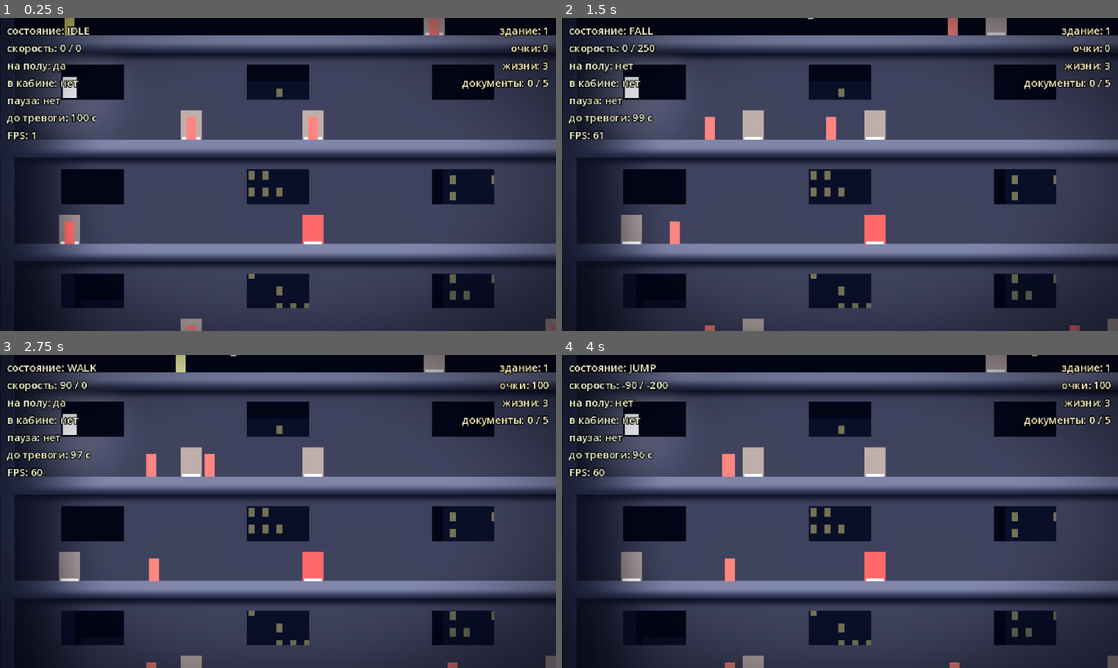
Above: before the commit, frames 1-4 (two rows, left to right).
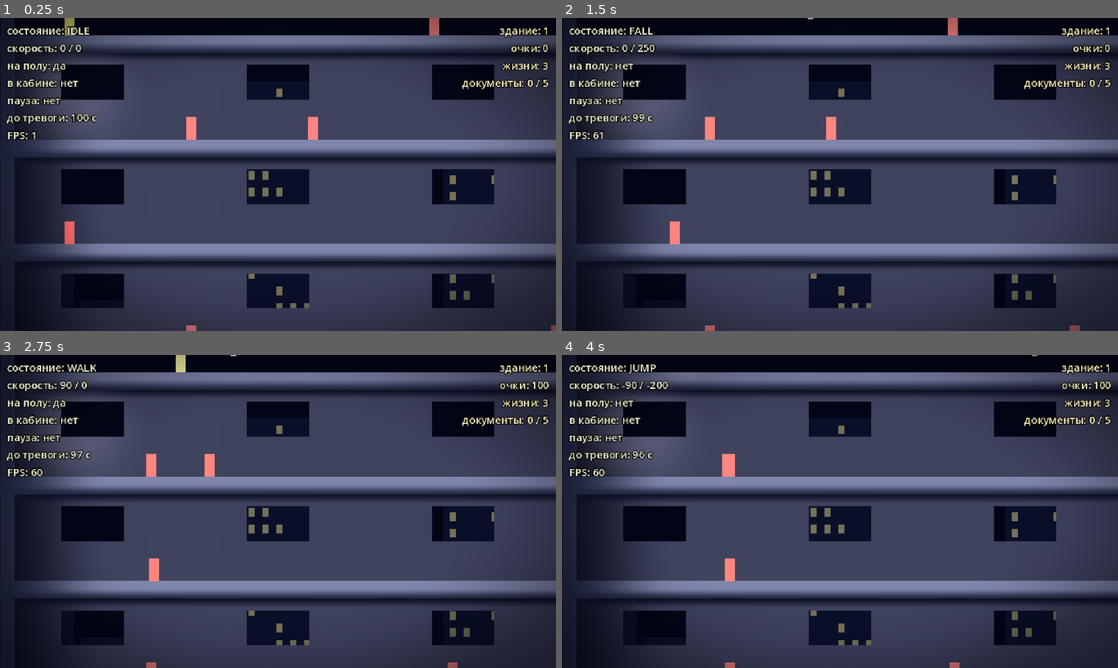
Above: after the commit, the same moments.

Repository: BalashovDmitriy/elaction
Game: Godot game, scene res://src/main.tscn
The game is run twice, just before and just after one commit, with the same random seed, the same clock (stepped at 60 frames per second) and the same inputs.
Inputs (mouse positions are in pixels of both pictures, inside the frame that each line leads up to):
- Up to frame 1 (0.25 s): no input
- Up to frame 2 (1.5 s): tap Enter at 0.5 s; move the mouse to (962, 158) at 0.52 s; hold Right (move_right) 0.53-1.25 s; tap X (shoot) at 0.6 s; click (962, 158) at 0.67 s; tap Space (jump) at 0.77 s; drag from (728, 190) to (873, 240) at 1.27 s
- Up to frame 3 (2.75 s): move the mouse to (333, 442) at 2.02 s; hold Right (move_right) from 2.03 s (still down); hold Shift from 2.03 s (still down); tap X (shoot) at 2.3 s
- Up to frame 4 (4 s): release Right (move_right) at 2.75 s; release Shift at 2.75 s; drag from (812, 574) to (995, 367) at 2.77 s; move the mouse to (1006, 558) at 3.52 s; hold Left (move_left) from 3.53 s (still down); tap Ctrl at 3.6 s; tap Space (jump) at 3.77 s; tap X (shoot) at 3.8 s

The runs differ from the first frame. In frame 1, 1.5% of the frame differs, in the area x 10-100%, y 0-100%; in frame 2, 2.0%; in frame 3, 2.0%; in frame 4, 2.0%.

Commit message:
feat(m7a): двери, кабина, эскалатор, лампа, выход и город
Серых коробок в окружении не осталось: в кадре ими остаются только Otto,
агенты и пули — это M7b.

- дверь получила четыре картинки вместо оттенков одного прямоугольника:
  обычная, красная, приоткрытая и проём за открытой
- полотно эскалатора идёт тайлом вдоль наклонной линии, поэтому ступени
  держат шаг при любой длине пролёта
- сбитая лампа не перекрашивается, а притухает: гаснет свет, а не сама
  лампа
- настил кабины один на пол и на крышу, металл отличается от бетона
  перекрытия бликом
- у выхода появилась светящаяся вывеска, у башен города — зерно

EnvTextures переехал из src/levels в src/systems/assets: текстуры просит
не только уровень, но и двери, лампы, кабина и эскалатор.

Co-Authored-By: Claude Opus 5 <noreply@anthropic.com>
Claude-Session: https://claude.ai/code/session_017bcGbTT9AMZ4JutwgQQ7gC

Diff:
--- a/src/levels/greybox_level.gd
+++ b/src/levels/greybox_level.gd
@@ -333,7 +333,11 @@
 	var collision := CollisionShape2D.new()
 	collision.shape = shape
 	zone.add_child(collision)
-	zone.add_child(_panel(area.size, -area.size * 0.5, EXIT_COLOR))
+	var way := EnvTextures.tile("exit_way")
+	if way == null:
+		zone.add_child(_panel(area.size, -area.size * 0.5, EXIT_COLOR))
+	else:
+		zone.add_child(_tiled(area.size, -area.size * 0.5, way))
 
 	zone.body_entered.connect(_on_exit_entered)
 	add_child(zone)
@@ -581,10 +585,12 @@
 	_city.z_index = -9
 	add_child(_city)
 
+	var stone := EnvTextures.tile("city_wall")
 	for tower: Skyline.Tower in Skyline.generate(building_seed, CITY_AREA):
-		_add_city_panel(tower.rect, CITY)
+		_add_city_panel(tower.rect, CITY, stone)
 		for window: Rect2 in tower.windows:
-			_add_city_panel(window, CITY_WINDOW)
+			# Окно города — источник, а не поверхность: рельеф ему ни к чему.
+			_add_city_panel(window, CITY_WINDOW, null)
 
 
 ## Кусок дальнего плана. Свет здания на него не падает.
@@ -592,8 +598,12 @@
 ## Маска гасится на каждой панели, а не на общем узле: [member CanvasItem.light_mask]
 ## детям не передаётся, и город в окне разгорался вместе с этажом — окно читалось
 ## как освещённая ниша, а не как улица.
-func _add_city_panel(rect: Rect2, color: Color) -> void:
-	var panel := _panel(rect.size, rect.position, color)
+func _add_city_panel(rect: Rect2, color: Color, tile: CanvasTexture = null) -> void:
+	var panel: Control = (
+		_panel(rect.size, rect.position, color)
+		if tile == null
+		else _tiled(rect.size, rect.position, tile)
+	)
 	panel.light_mask = 0
 	_city.add_child(panel)
 
--- a/src/levels/env_textures.gd
+++ b/src/systems/assets/env_textures.gd
@@ -17,7 +17,22 @@
 
 ## Ассеты, которые просит уровень. По этому списку тест проверяет, что все три
 ## карты каждого ассета на месте и одного размера, — а не «вот этот спрайт есть».
-const NAMES: PackedStringArray = ["slab", "wall", "wall_side", "window_frame"]
+const NAMES: PackedStringArray = [
+	"slab",
+	"wall",
+	"wall_side",
+	"window_frame",
+	"door",
+	"door_red",
+	"door_ajar",
+	"door_open",
+	"door_mat",
+	"car_slab",
+	"escalator_belt",
+	"lamp",
+	"exit_way",
+	"city_wall",
+]
 
 ## Ширина рамки девятикусочных ассетов: та же величина стоит в
 ## `tools/render_env.py`, и тест следит, чтобы они не разошлись.
--- a/src/systems/doors/door.gd
+++ b/src/systems/doors/door.gd
@@ -10,10 +10,12 @@
 ## Документ взят, дверь перестала быть красной.
 signal document_taken
 
-const CLOSED_COLOR := Color(0.45, 0.42, 0.40)
-const DOCUMENT_COLOR := Color(0.72, 0.25, 0.25)
-const OPENING_COLOR := Color(0.62, 0.58, 0.54)
-const OPEN_COLOR := Color(0.09, 0.09, 0.12)
+## Ассеты створки: состояние двери — это не оттенок одного прямоугольника,
+## а разная картинка (ADR-0011).
+const CLOSED_ASSET := "door"
+const DOCUMENT_ASSET := "door_red"
+const OPENING_ASSET := "door_ajar"
+const OPEN_ASSET := "door_open"
 
 ## Сколько Otto может пересидеть внутри, с.
 @export var hide_time: float = 5.0
@@ -28,12 +30,14 @@
 var _guest: Otto = null
 
 @onready var _mat: Area2D = $Mat
-@onready var _panel: ColorRect = $Panel
+@onready var _panel: TextureRect = $Panel
+@onready var _mat_visual: TextureRect = $MatVisual
 
 
 func _ready() -> void:
 	_visit.hide_time = hide_time
 	_visit.open_time = open_time
+	_mat_visual.texture = EnvTextures.tile("door_mat")
 	_refresh_look()
 
 
@@ -92,11 +96,12 @@
 
 
 func _refresh_look() -> void:
+	_panel.texture = EnvTextures.tile(_look())
+
+
+func _look() -> String:
 	if _visit.phase == DoorVisit.Phase.OPEN:
-		_panel.color = OPEN_COLOR
-	elif _visit.phase == DoorVisit.Phase.OPENING:
-		_panel.color = OPENING_COLOR
-	elif has_document:
-		_panel.color = DOCUMENT_COLOR
-	else:
-		_panel.color = CLOSED_COLOR
+		return OPEN_ASSET
+	if _visit.phase == DoorVisit.Phase.OPENING:
+		return OPENING_ASSET
+	return DOCUMENT_ASSET if has_document else CLOSED_ASSET
--- a/src/systems/doors/door.tscn
+++ b/src/systems/doors/door.tscn
@@ -9,19 +9,17 @@
 z_index = -1
 script = ExtResource("1_door")
 
-[node name="Panel" type="ColorRect" parent="."]
+[node name="Panel" type="TextureRect" parent="."]
 offset_left = -12.0
 offset_top = -34.0
 offset_right = 12.0
 mouse_filter = 2
-color = Color(0.45, 0.42, 0.4, 1)
 
-[node name="MatVisual" type="ColorRect" parent="."]
+[node name="MatVisual" type="TextureRect" parent="."]
 offset_left = -10.0
 offset_top = -3.0
 offset_right = 10.0
 mouse_filter = 2
-color = Color(0.78, 0.78, 0.72, 1)
 
 [node name="Mat" type="Area2D" parent="."]
 collision_layer = 0
--- a/src/systems/elevators/elevator_car.gd
+++ b/src/systems/elevators/elevator_car.gd
@@ -30,6 +30,10 @@
 func _ready() -> void:
 	_interior.body_entered.connect(_on_body_entered)
 	_interior.body_exited.connect(_on_body_exited)
+	# Пол и крыша кабины — один и тот же настил, поэтому и ассет один.
+	var slab := EnvTextures.tile("car_slab")
+	($FloorVisual as TextureRect).texture = slab
+	($RoofVisual as TextureRect).texture = slab
 
 
 func _physics_process(delta: float) -> void:
--- a/src/systems/elevators/elevator_car.tscn
+++ b/src/systems/elevators/elevator_car.tscn
@@ -23,20 +23,18 @@
 position = Vector2(0, -37)
 shape = SubResource("RectangleShape2D_slab")
 
-[node name="FloorVisual" type="ColorRect" parent="."]
+[node name="FloorVisual" type="TextureRect" parent="."]
 offset_left = -20.0
 offset_right = 20.0
 offset_bottom = 6.0
 mouse_filter = 2
-color = Color(0.42, 0.45, 0.55, 1)
 
-[node name="RoofVisual" type="ColorRect" parent="."]
+[node name="RoofVisual" type="TextureRect" parent="."]
 offset_left = -20.0
 offset_top = -40.0
 offset_right = 20.0
 offset_bottom = -34.0
 mouse_filter = 2
-color = Color(0.42, 0.45, 0.55, 1)
 
 [node name="Interior" type="Area2D" parent="."]
 collision_layer = 0
--- a/src/systems/escalators/escalator.gd
+++ b/src/systems/escalators/escalator.gd
@@ -39,6 +39,11 @@
 func setup(descent: Vector2, via: Vector2) -> void:
 	_bottom_pad.position = descent
 	_ramp.points = PackedVector2Array([Vector2.ZERO, via, descent])
+	# Полотно тянется тайлом вдоль линии: ступени идут ровным шагом при любой
+	# длине пролёта, а растянутый на весь пролёт тайл шага бы не дал.
+	_ramp.texture = EnvTextures.tile("escalator_belt")
+	_ramp.texture_mode = Line2D.LINE_TEXTURE_TILE
+	_ramp.texture_repeat = CanvasItem.TEXTURE_REPEAT_ENABLED
 
 
 ## Везёт ли эскалатор кого-нибудь прямо сейчас.
--- a/src/systems/lighting/lamp.gd
+++ b/src/systems/lighting/lamp.gd
@@ -19,8 +19,9 @@
 ## он знает сам — этаж привязан к обработчику, когда лампу вешали.
 signal fell
 
-const LIT_COLOR := Color(0.95, 0.90, 0.55)
-const FALLING_COLOR := Color(0.72, 0.66, 0.38)
+## Сбитая лампа гаснет: тем же ассетом, но притушенным. Отдельной картинки
+## на это не заводится — гаснет свет, а не меняется сама лампа.
+const FALLING_TINT := Color(0.5, 0.5, 0.56)
 
 ## Пятно света под лампой: радиус, цвет и сила.
 ##
@@ -37,13 +38,13 @@
 var _light: PointLight2D = null
 
 @onready var _crush_zone: Area2D = $CrushZone
-@onready var _visual: ColorRect = $Visual
+@onready var _visual: TextureRect = $Visual
 @onready var _shape: CollisionShape2D = $Shape
 
 
 func _ready() -> void:
 	_fall.speed = fall_speed
-	_visual.color = LIT_COLOR
+	_visual.texture = EnvTextures.tile("lamp")
 	_light = _make_light()
 	add_child(_light)
 
@@ -77,7 +78,7 @@
 func shoot_down() -> void:
 	if not _fall.start():
 		return
-	_visual.color = FALLING_COLOR
+	_visual.modulate = FALLING_TINT
 
 
 ## Гасит или зажигает пятно лампы. Зовёт уровень, отбирая видимые этажи:
--- a/src/systems/lighting/lamp.tscn
+++ b/src/systems/lighting/lamp.tscn
@@ -16,13 +16,12 @@
 [node name="Shape" type="CollisionShape2D" parent="."]
 shape = SubResource("RectangleShape2D_lamp")
 
-[node name="Visual" type="ColorRect" parent="."]
+[node name="Visual" type="TextureRect" parent="."]
 offset_left = -8.0
 offset_top = -12.0
 offset_right = 8.0
 offset_bottom = 12.0
 mouse_filter = 2
-color = Color(0.95, 0.9, 0.55, 1)
 
 [node name="CrushZone" type="Area2D" parent="."]
 collision_layer = 0
Renamed: src/levels/env_textures.gd.uid -> src/systems/assets/env_textures.gd.uid
Not shown, changed: docs/STATUS.md
Not shown, changed: tools/palette.py
Not shown, changed: tools/render_env.py
